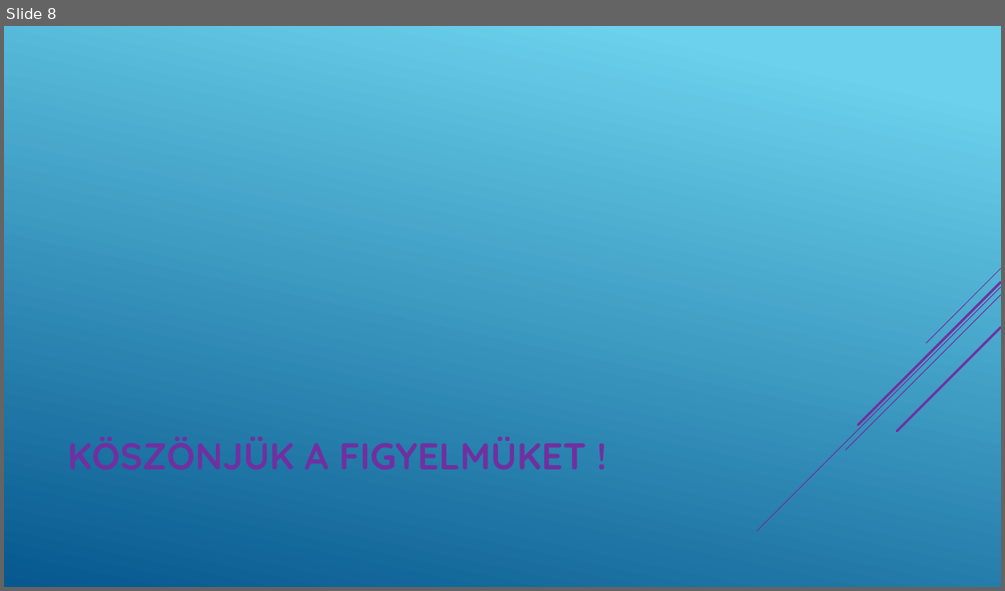
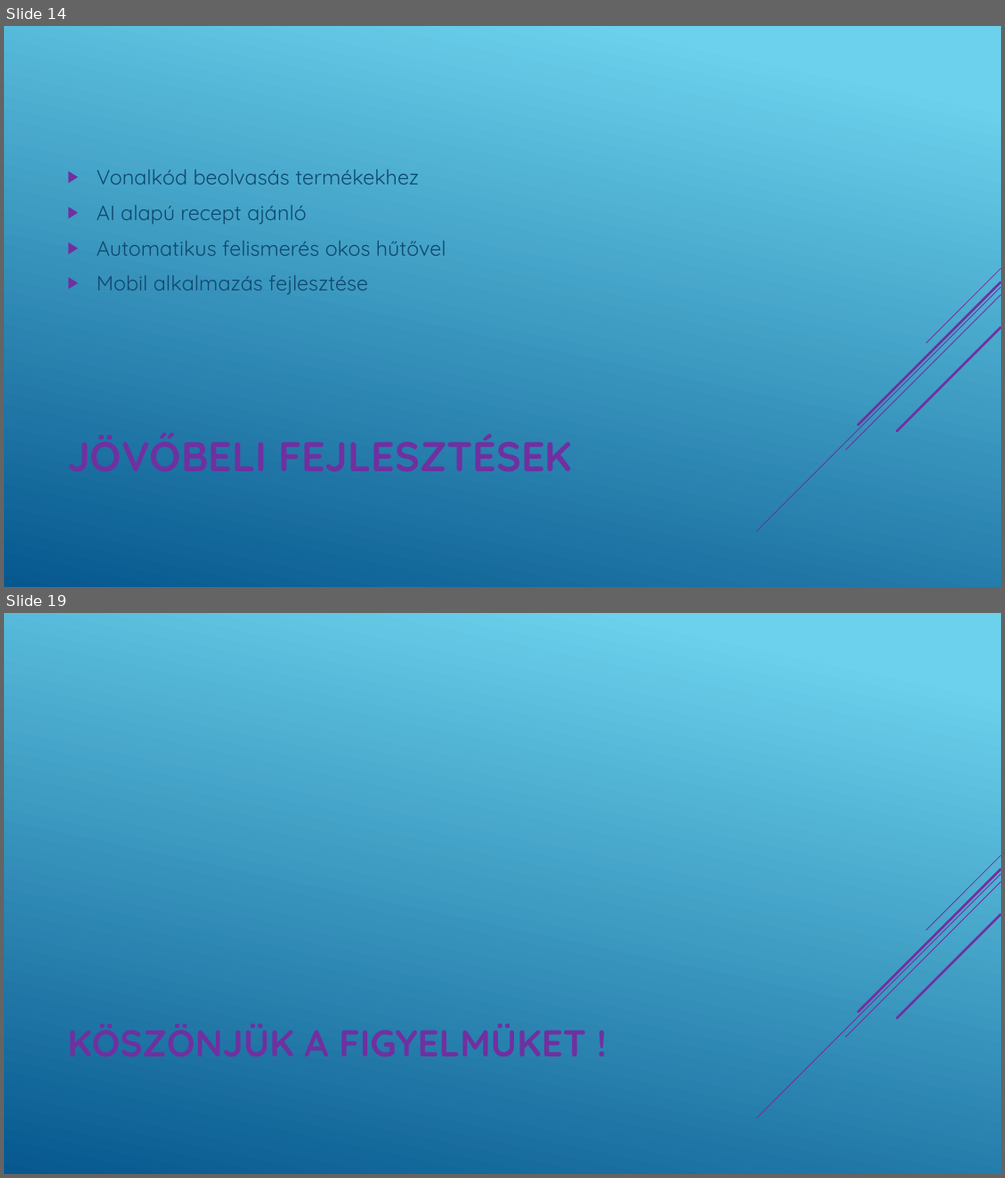
Before and after one commit to SutusRobert/13.S2_6_vizsgaelemek, a slide deck: PPT/Magic Fridge.pptx. Shown one above the other, each under a label of ours: slide 8 before the commit, slides 14 and 19 after it; the slides between them are not shown. The pictures are 1005x591 and 1005x1178 pixels, drawn with LibreOffice and Linux fonts; fonts in the diff are those of the drawing. Boxes give left, top, right and bottom in pixels: in the first picture for what was removed or moved away, otherwise in the second. Text is boxed around its words. In the diff, an @@ line names an element or a change of style, - is before the commit and + after.

```diff
--- a/PPT/Magic Fridge.pptx
+++ b/PPT/Magic Fridge.pptx
@@ slide 14 added at bbox=[4, 26, 1001, 587], background gradient #6ED2EB to #06588E; not listed: 5 template elements that a slide beside it also shows @@
@@ text added at bbox=[97, 169, 446, 295], 20 pt, text #0F496F @@
+▶ Vonalkód beolvasás termékekhez
+▶ AI alapú recept ajánló
+▶ Automatikus felismerés okos hűtővel
+▶ Mobil alkalmazás fejlesztése
@@ what was slide 8 is now slide 19 @@
```
Also in this commit, not shown: 6 slides changed, 11 other slides added, 1 slide removed.
